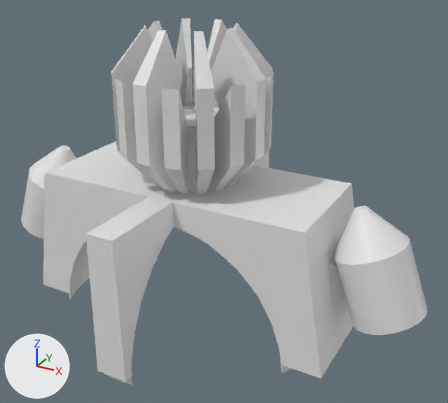
The Blender file KuloRuch/Assets/Models/Robot.blend, before and after one commit.
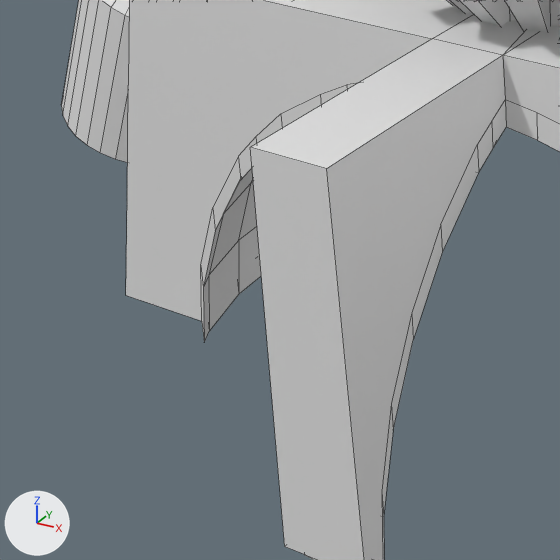
There are two pictures of each version: one whole from a 50 mm lens placed at (2.14, -3.47, 2.6), pointed at (0.26, -0.05, 0.89), one close up on the part from 0% to 43% of the width and 45% to 93% of the height. The axes (+X, +Y, +Z) are drawn at lower left. The lights are the same throughout. The close-ups show mesh edges as thin lines.
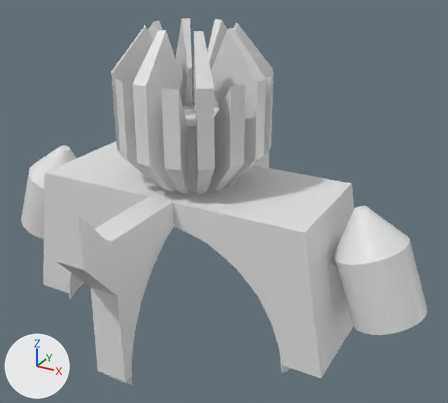
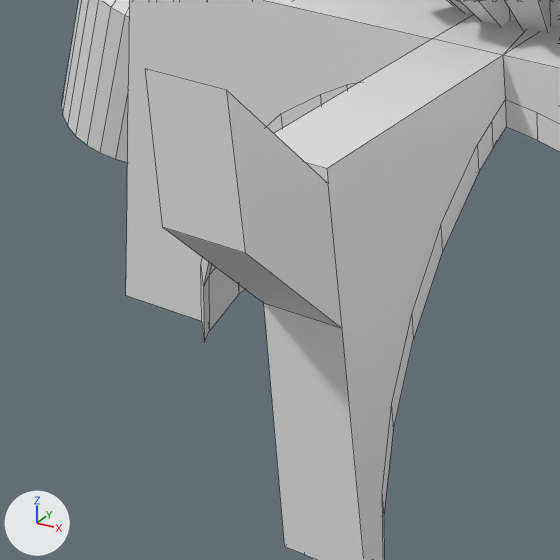
What the commit changed:
me_cube_001 has 714 vertices, 584 faces and spans x -1.67..1.67, y -1.05..1.03, z -0.05..2.05.
me_cube_001 is used by ob_cube; location (0.0, 0.0, 0.0).
Verts and faces of me_cube_001; kept vertices keep their numbers, new ones are numbered from 714.
Before the commit, vertices of me_cube_001: 8 (0.09, -0.43, 1.0) at pixel (502, 55), 9 (-0.09, -0.43, 1.0) at pixel (432, 38), 16 (-0.11, -1.05, 0.02) at pixel (284, 546), 17 (0.11, -1.05, 0.02), 18 (0.09, -1.05, 1.0) at pixel (326, 168).
Before the commit, vertices of me_cube_001: 19 (-0.09, -1.05, 1.0) at pixel (250, 147), 21 (-0.1, -0.43, 0.89), 30 (0.1, -0.7, 0.71) at pixel (440, 224), 38 (0.1, -0.82, 0.56) at pixel (411, 312), 49 (0.1, -0.91, 0.38) at pixel (391, 403).
Before the commit, vertices of me_cube_001: 52 (0.11, -0.97, 0.2) at pixel (381, 491), 54 (-0.1, -0.55, 0.83), 57 (-0.1, -0.7, 0.71), 59 (-0.1, -0.82, 0.56), 67 (-0.1, -0.91, 0.38).
Before the commit, vertices of me_cube_001: 69 (-0.11, -0.97, 0.2), 71 (0.1, -0.49, 0.86) at pixel (491, 121), 72 (0.1, -0.43, 0.89) at pixel (505, 99), 78 (-0.11, -0.99, 0.02), 79 (0.11, -0.99, 0.02).
Before the commit, vertices of me_cube_001: 82 (-0.1, -0.49, 0.86), 87 (0.1, -0.55, 0.83) at pixel (477, 144).
Part 1, on me_cube_001:
Faces deleted: (16, 17, 18, 19), (8, 18, 17, 79, 52, 49, 38, 30, 87, 71, 72), (9, 21, 82, 54, 57, 59, 67, 69, 78, 16, 19).
New vertex 714 is at (-0.1, -1.05, 0.64), pixel (263, 303).
New vertex 715 is at (-0.1, -1.05, 0.97).
New vertex 716 is at (-0.1, -1.3, 0.94), pixel (162, 227).
New vertex 717 is at (-0.1, -1.3, 1.27), pixel (145, 68).
New vertices 718 to 721 stand at vertices 714 to 717, in that order, plus (0.2, 0.0, 0.0).
New faces: (18, 19, 715, 719), (8, 18, 719, 718, 17, 79, 52, 49, 38, 30, 87, 71, 72), (9, 21, 82, 54, 57, 59, 67, 69, 78, 16, 714, 715, 19), (16, 17, 718, 714), (714, 718, 720, 716), (716, 720, 721, 717) (mat_primary (white #e7e7e7)).
New faces: (715, 717, 721, 719), (714, 716, 717, 715), (718, 719, 721, 720) (mat_primary (white #e7e7e7)).

Pixel boxes (x1, y1, x2, y2) of what changed, in the close-ups (560 x 560 px):
part 1 of me_cube_001, built on
    before: (250, 56, 505, 560)
    after: (145, 56, 505, 560)
